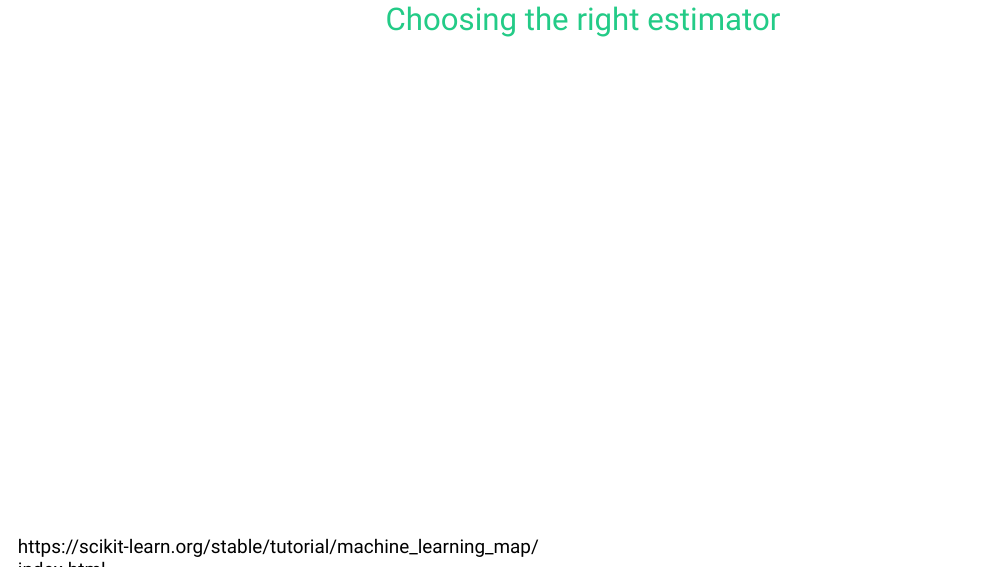
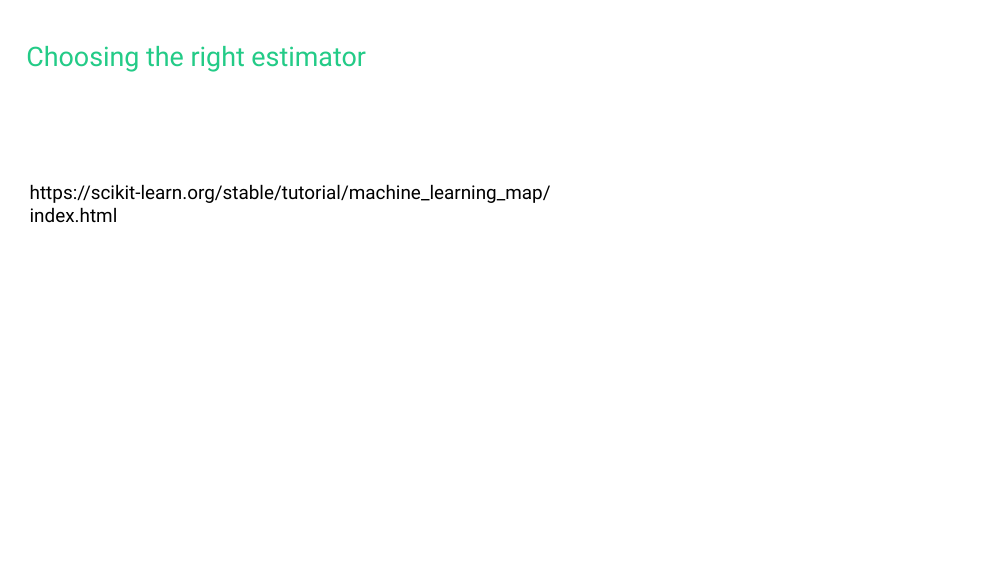
Before and after one commit to Mbaez97/fgv-class-2026-scikitlearn-tutorial, a slide deck: slide 12 of Scikit-learn class.pptx. Drawn at 1008x567 pixels with LibreOffice and Linux fonts; fonts in the diff are those of the drawing; background and template pictures are left out. Boxes give left, top, right and bottom in pixels: in the first picture for what was removed or moved away, otherwise in the second. Text is boxed around its words. In the diff, an @@ line names an element or a change of style, - is before the commit and + after.

```diff
--- a/Scikit-learn class.pptx
+++ b/Scikit-learn class.pptx
@@ title "Choosing the right estimator": place and size @@
-title "Choosing the right estimator" at [386,6,780,37]
+title "Choosing the right estimator" at [26,46,365,72]
@@ title "Choosing the right estimator" at [26,46,365,72]: size 29.7 to 25.6 pt; line spacing 0.9 to 0.7 @@
@@ text "https://scikit-learn.org/stable/tutorial/machine_learning_ma ..." rewrapped from [18,538,539,557] to [30,184,551,223] @@
```
Also in this commit, not shown: 9 other slides changed.
